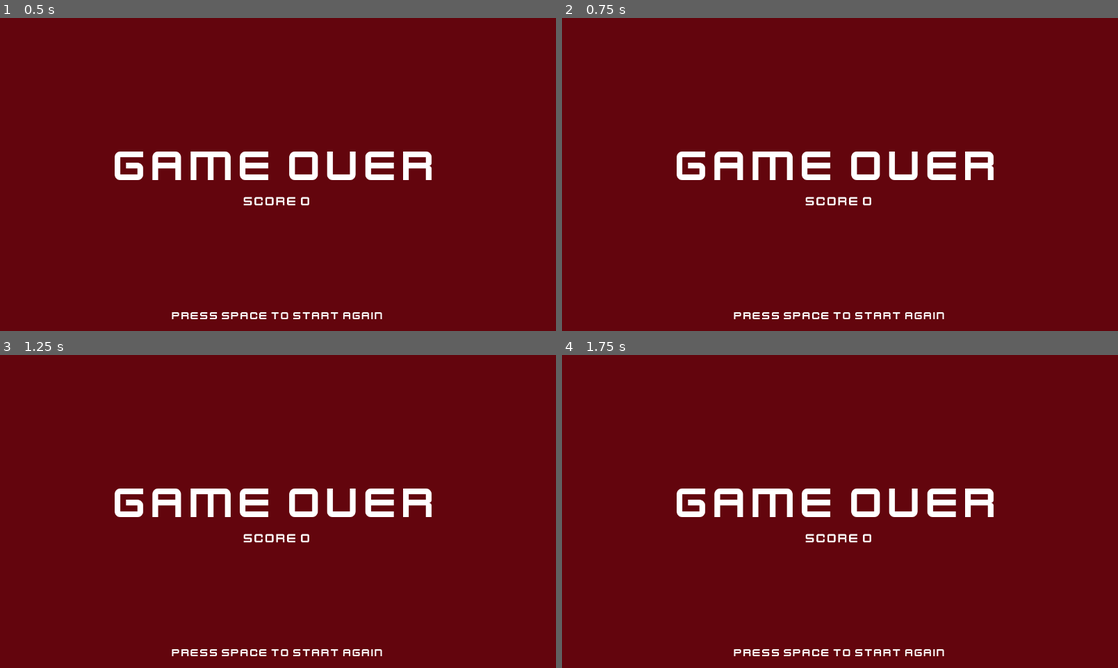
Above: before the commit, frames 1-4 (two rows, left to right).
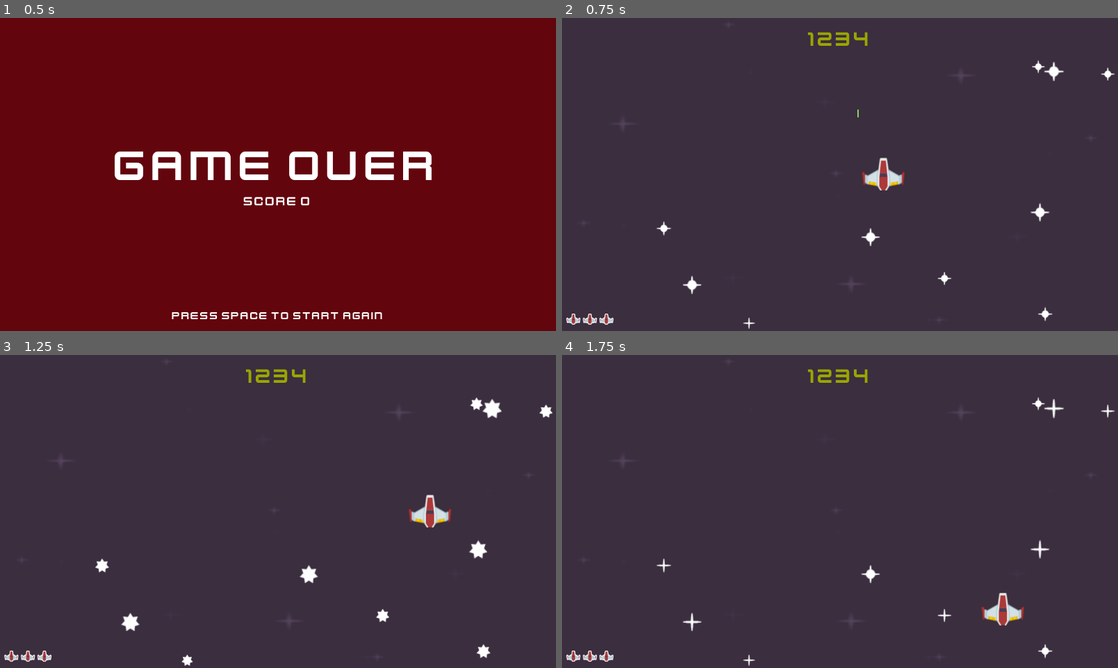
Above: after the commit, the same moments.

Repository: AbdulqadirQ/godot-tut
Game: Godot game, scene res://scenes/game_over.tscn
The game is run twice, just before and just after one commit, with the same random seed, the same clock (stepped at 60 frames per second) and the same inputs. This scene is started directly instead of the project's main scene.
Inputs (mouse positions are in pixels of both pictures, inside the frame that each line leads up to):
- Up to frame 1 (0.5 s): no input
- Up to frame 2 (0.75 s): tap Space (continue, bound only after the commit) at 0.5, 0.6 s; move the mouse to (962, 158) at 0.52 s; hold D (right) from 0.53 s (still down)
- Up to frame 3 (1.25 s): keep holding D (right)
- Up to frame 4 (1.75 s): tap Space (continue, bound only after the commit) at 1.25, 1.55 s; move the mouse to (728, 527) at 1.27 s; release D (right) at 1.28 s; hold S (down) from 1.28 s (still down); click (728, 527) at 1.35 s

Frame 1 is identical in both runs. In frame 2, 100% of the frame differs, in the area x 0-100%, y 0-100%; in frame 3, 100%; in frame 4, 100%.

Commit message:
Allow transition back to level from game over

Diff:
--- a/project.godot
+++ b/project.godot
@@ -48,6 +48,11 @@
 , Object(InputEventKey,"resource_local_to_scene":false,"resource_name":"","device":-1,"window_id":0,"alt_pressed":false,"shift_pressed":false,"ctrl_pressed":false,"meta_pressed":false,"pressed":false,"keycode":0,"physical_keycode":32,"key_label":0,"unicode":32,"echo":false,"script":null)
 ]
 }
+continue={
+"deadzone": 0.5,
+"events": [Object(InputEventKey,"resource_local_to_scene":false,"resource_name":"","device":-1,"window_id":0,"alt_pressed":false,"shift_pressed":false,"ctrl_pressed":false,"meta_pressed":false,"pressed":false,"keycode":0,"physical_keycode":32,"key_label":0,"unicode":32,"echo":false,"script":null)
+]
+}
 
 [layer_names]
 
--- /dev/null
+++ b/scenes/game_over.gd
@@ -0,0 +1,7 @@
+extends Control
+
+var level_scene: PackedScene = load("res://scenes/level.tscn")
+
+func _process(delta):
+	if Input.is_action_just_pressed("continue"):
+		get_tree().change_scene_to_packed(level_scene)
--- a/scenes/game_over.tscn
+++ b/scenes/game_over.tscn
@@ -1,6 +1,7 @@
-[gd_scene load_steps=2 format=3 uid="uid://km2v8ljojjtc"]
+[gd_scene load_steps=3 format=3 uid="uid://km2v8ljojjtc"]
 
 [ext_resource type="FontFile" uid="uid://ddxh3tjq4muvh" path="res://audio/kenvector_future.ttf" id="1_4gxje"]
+[ext_resource type="Script" path="res://scenes/game_over.gd" id="1_8kc5w"]
 
 [node name="GameOver" type="Control"]
 layout_mode = 3
@@ -9,6 +10,7 @@
 anchor_bottom = 1.0
 grow_horizontal = 2
 grow_vertical = 2
+script = ExtResource("1_8kc5w")
 
 [node name="BG" type="ColorRect" parent="."]
 layout_mode = 1
